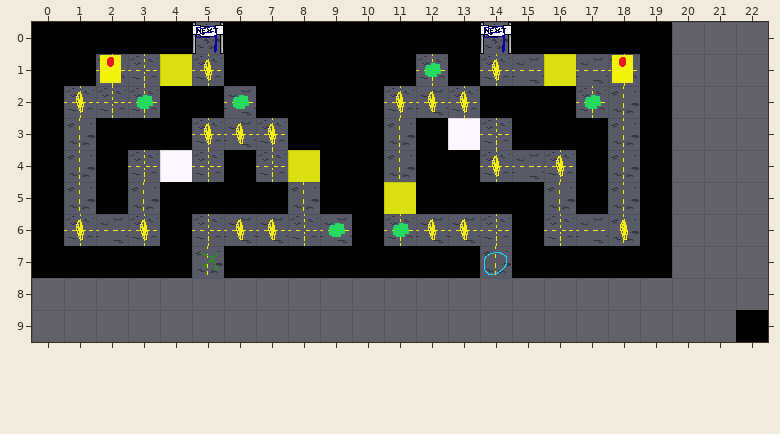
An edit to a level. Tiled map, static/maps/test_map_2.tmx. The first picture shows the starting point.
Cells are 32x32 px. Shown: x 0..22, y 0..9.
The result:
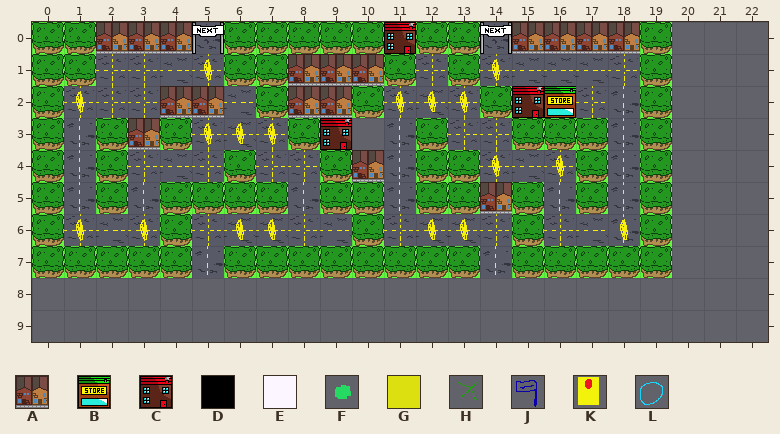
Key: from "draw_tiles": A 4, B 14, C 15; from "tiles": D 0, E 1 "1", F 2, G 3 "0", H 4, J 5, K 6 "0", L 10.
_ is an empty cell.
The edit:
Layer "Draw Layer":
There is now tile A in row 4 at x 10.
There is now tile B in row 2 at x 16.
There is now tile C in row 0 at x 11; in row 2 at x 15; in row 3 at x 9.
The author cleared the tile that lay hidden in row 3 at x 10.
Layer "Primary Layer" (now hidden):
The author cleared tile D in row 0 at x 0 to 4, 6 to 13 and 15 to 19; in row 1 at x 0 to 1, 6 to 11, 13 and 19; in row 2 at x 0, 4 to 5, 7 to 10, 14 to 16 and 19; in row 3 at x 0, 2 to 4, 8 to 10, 12, 15 to 17 and 19; in row 4 at x 0, 2, 6, 9 to 10, 12 to 13, 17 and 19; in row 5 at x 0, 2, 4 to 7, 9 to 10, 12 to 15, 17 and 19.
The author cleared tile D in row 6 at x 0, 4, 10, 15 and 19; in row 7 at x 0 to 4, 6 to 13 and 15 to 19; in row 9 at x 22.
The author cleared tile E in row 3 at x 13; in row 4 at x 4.
The author cleared tile F in row 1 at x 12; in row 2 at x 3, 6 and 17; in row 6 at x 9 and 11.
The author cleared tile G in row 1 at x 4 and 16; in row 4 at x 8; in row 5 at x 11.
The author cleared tile H in row 7 at x 5.
The author cleared tile J in row 0 at x 5 and 14.
The author cleared tile K in row 1 at x 2 and 18.
The author cleared tile L in row 7 at x 14.
Changed places in both pictures, as pixel boxes (x1, y1, x2, y2):
changed: (32, 22, 672, 278)
removed: (736, 310, 768, 342)
